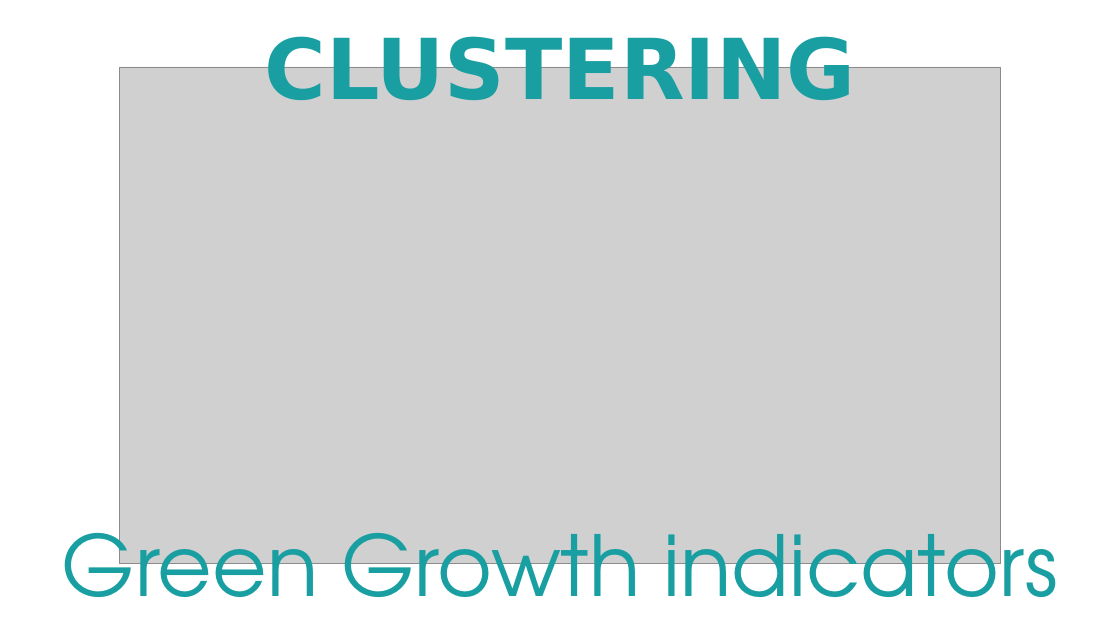
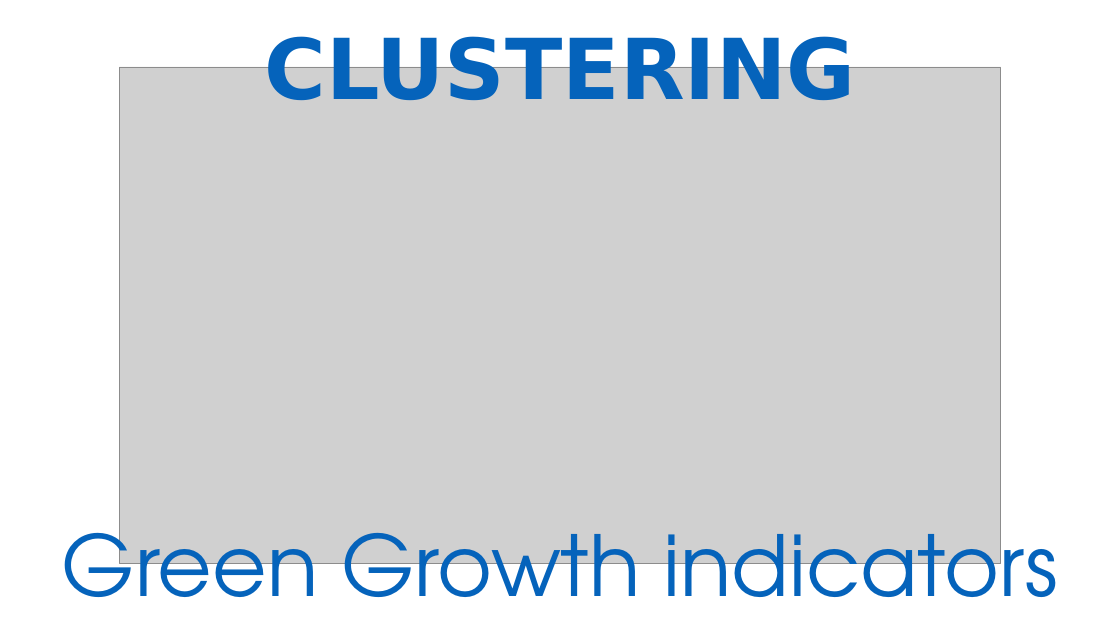
Before and after one commit to diassmatheus/en, a slide deck: slide 2 of assets/img/portfolio/cards-portifolio.pptx. Drawn at 1120x630 pixels with LibreOffice and Linux fonts; fonts in the diff are those of the drawing; grey boxes stand for pictures. Boxes give left, top, right and bottom in pixels: in the first picture for what was removed or moved away, otherwise in the second. Text is boxed around its words. In the diff, an @@ line names an element or a change of style, - is before the commit and + after.

```diff
--- a/assets/img/portfolio/cards-portifolio.pptx
+++ b/assets/img/portfolio/cards-portifolio.pptx
@@ text "CLUSTERING" at <box>265,31,856,100</box>: text colour #199FA2 to #0563BB @@
@@ text "Green Growth indicators" at <box>62,508,1058,630</box>: text colour #199FA2 to #0563BB @@
```
Also in this commit, not shown: 4 other slides changed, 2 slides added, 8 other files.
